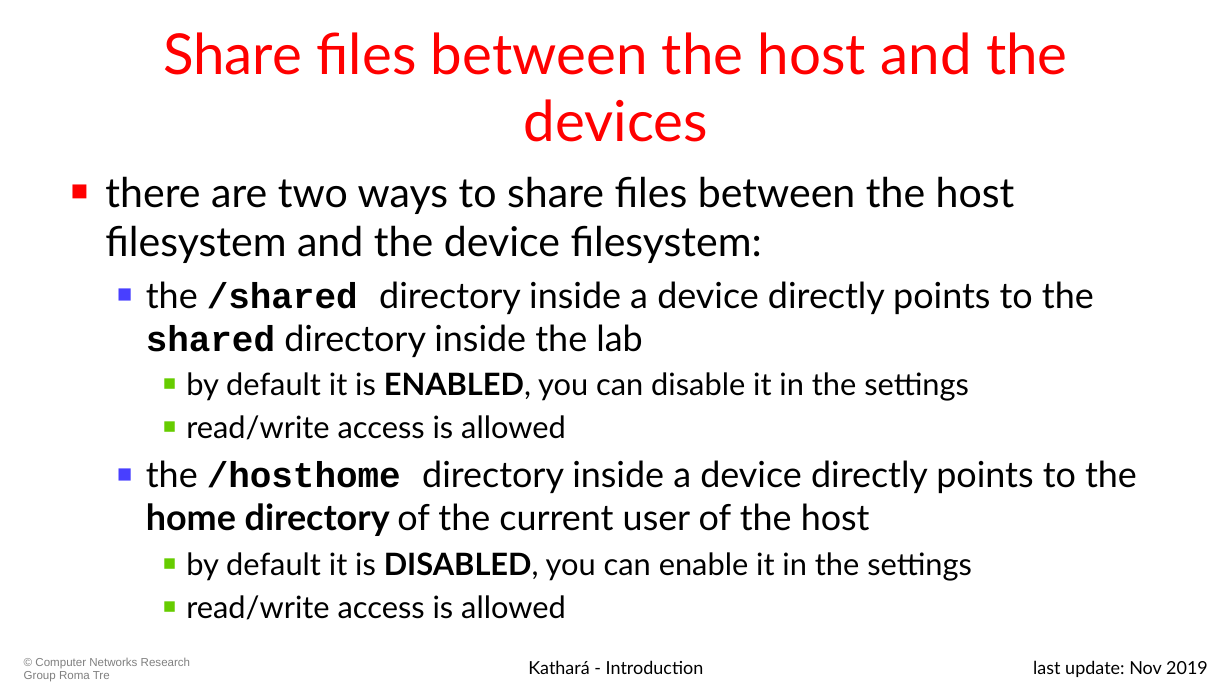
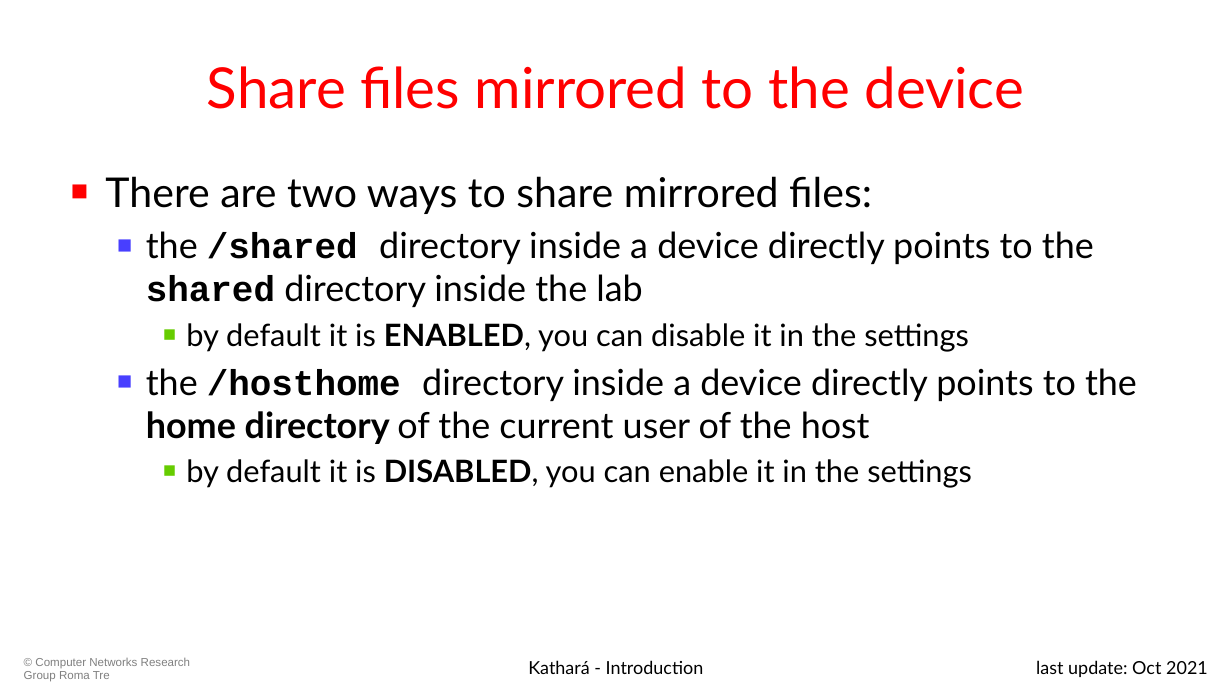
Before and after one commit to KatharaFramework/Kathara-Labs, a slide deck: slide 28 of 001-kathara-introduction.pptx (slide 19 before the commit). Drawn at 1232x693 pixels with LibreOffice and Linux fonts; fonts in the diff are those of the drawing. Boxes give left, top, right and bottom in pixels: in the first picture for what was removed or moved away, otherwise in the second. Text is boxed around its words. In the diff, an @@ line names an element or a change of style, - is before the commit and + after.

```diff
--- a/001-kathara-introduction.pptx
+++ b/001-kathara-introduction.pptx
@@ title at box(207, 66, 1024, 109): text changed @@
-Share files between the host and the devices
+Share files mirrored to the device
@@ text at box(105, 176, 872, 214): text changed @@
-■ there are two ways to share files between the host filesystem and the device filesystem:
+■ There are two ways to share mirrored files:
@@ text at box(186, 415, 566, 440): paragraph removed @@
-    ■ read/write access is allowed
@@ text at box(186, 595, 566, 620): paragraph removed @@
-    ■ read/write access is allowed
@@ text at box(1036, 660, 1208, 677): text changed @@
-last update: Nov 2019
+last update: Oct 2021
```
Also in this commit, not shown: 28 other slides changed, 3 slides added, 9 other files.
